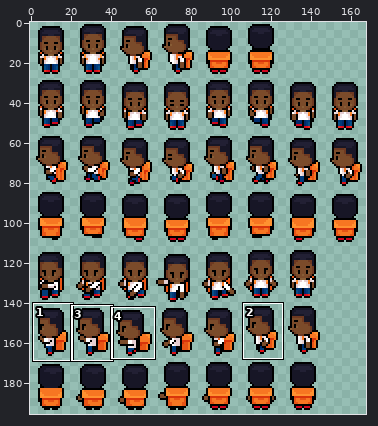
Sprite sheet: Player/Heroi.png. The picture above shows the old version from afar; the outline marks the close-up.
Close-up. Earlier state:
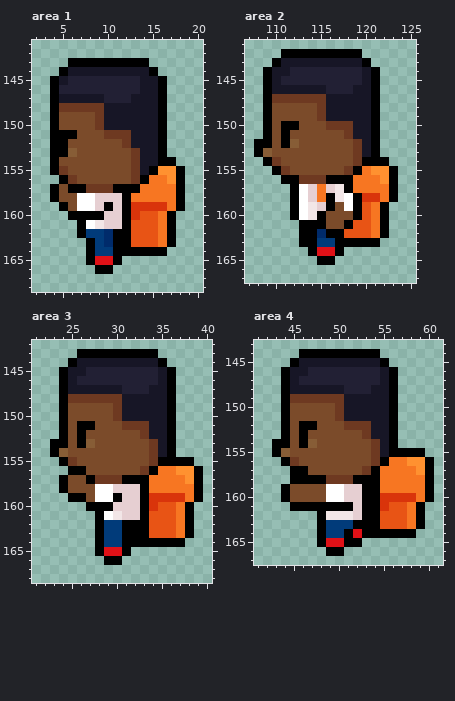
The file is 168x196 pixels. Shown: area 1: x 2..20, y 141..168; area 2: x 107..125, y 141..167; area 3: x 21..40, y 142..168; area 4: x 41..61, y 143..167. The commit also changed other parts of the picture, which this record leaves out.
After:
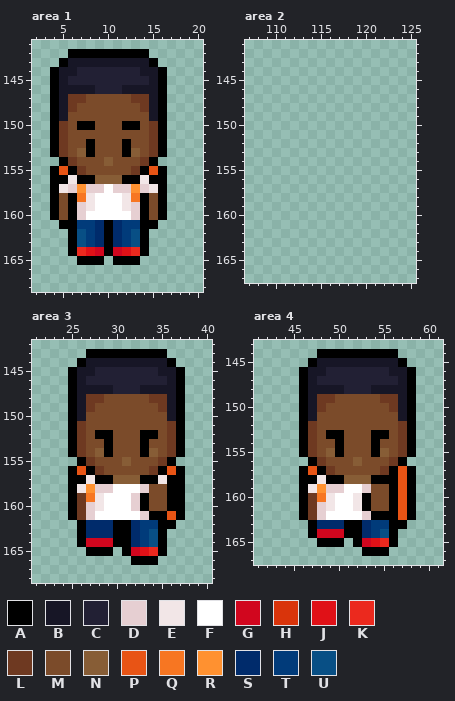
Palette (. is transparent): A #000000  B #171626  C #222034  D #e6cfd2  E #f2e6e7  F #ffffff  G #d1061e  H #d9340b  J #e01117  K #eb291e  L #6e3921  M #7b4b2a  N #875d36  P #e85415  Q #f77622  R #ff9130  S #002b6b  T #013b7a  U #084f85
Edits made:
Changed rows in their new state; - is an unchanged pixel.
Area 1:
first column x 4:
142 --AAAAAAAAA----
143 -ABBBBBBBBBA---
144 AB-CCCCCCC-BA--
145 ----------C----
146 -BBBB---BB-----
147 --LLMMMMMLL----
148 -B-MMMMMMML----
149 -B---MMMMMM----
150 -L-AAMMMAAML---
151 -LM---MMMMML---
152 -L--A---AMML---
153 -LMNA---ANML---
154 .AL---N--MLA..-
155 -PAL------APA..
156 A-EAANNNAAEAA..
157 -EDRDDFDDRDEA..
158 --AQEFFFE-AMA..
159 AMADEFFFEDAMA..
160 AM-DFFFFFDAMA.-
161 -AATTSASTTAA..-
162 --AU-SASTUA...-
163 --AUTSASTUA...-
164 --AKJGAGJK-..--
165 ---A-A.-AA-----
166 -----..--------
Area 2:
first column x 108:
142 ---.........----
143 --...........---
144 -.............--
145 -.............--
146 -.............--
147 -.............--
148 -.............--
149 -.............--
150 -.............--
151 -.............--
152 ..............--
153 ..............--
154 -..............-
155 --..............
156 ---.............
157 ----............
158 ----............
159 ----...........-
160 ----...........-
161 -----..........-
162 -----..........-
163 -----.........--
164 ------....------
165 -------..-------
Area 3:
first column x 23:
143 ---.--------A----
144 --.A--------BA---
145 -.A-B--------BA--
146 -.AB--------CBA--
147 -.A----C--B--BA--
148 -.AB--MMMMMLLBA--
149 -.ABL--MMMMMLBA--
150 -.AB---MMMMMMBA--
151 -.ALM---MMMMMLA--
152 -.AL-AA---AAMLA--
153 ..ALM-A---AMMLA--
154 ..AL-NA---ANMLA--
155 -..AL---N--ML-..-
156 ---PAL----MLAPA..
157 -.AAEAANNN-AEAA..
158 -.AERDDFFFDMMAA..
159 ---LQE-FF--MMAA..
160 --ALDEFFF--MMAA.-
161 --ALDF-FFFDAA-A.-
162 ---ASSSA-STTAA..-
163 ---ASSSA-STUA...-
164 ---AGGGA-STU-..--
165 ----A-A.-GJKA----
166 ------..-AAA-----
Area 4:
first column x 43:
144 ---..-------AA----
145 --..A-------BBA---
146 -..ABB------CBBA--
147 -..AB-------CCBA--
148 -..A---------BBA--
149 -..AB--MMMMMLLBA--
150 -..ABL-MMMMMMLBA--
151 -..AB--MMMMMMMBA--
152 -..-L---MMMMMMLA--
153 -..-L-AA--MAAMLA--
154 ...-L--A---AMMLA--
155 ...AL-NA---ANML-.-
156 -...AL---N-MMLA...
157 --.-PAL---MMLAPA..
158 --.--EAANNN-AAPA..
159 -..AERDDFFDMMAPA..
160 -..ALQE-FE-MMAPA..
161 --.-LDEFFE-MMA-A.-
162 ---ALDFFFFD-AA-A.-
163 ----ASSSA-STTAA..-
164 ----AGGG-ASTU-..--
165 ------AA.-GJKA----
166 ------..--AAA-----
Changed places in both close-ups, as pixel boxes (x1, y1, x2, y2):
changed: (50, 49, 185, 274)
erased: (254, 49, 398, 265)
changed: (50, 349, 203, 565)
changed: (272, 349, 434, 556)
